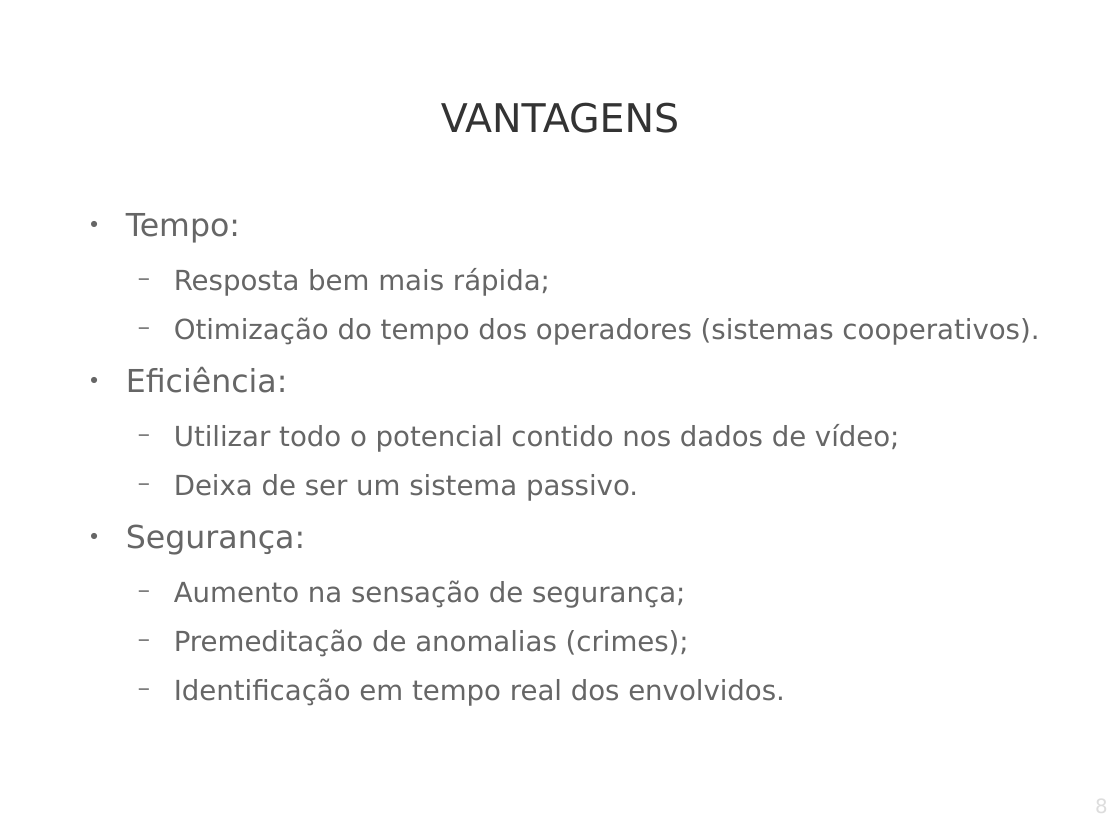
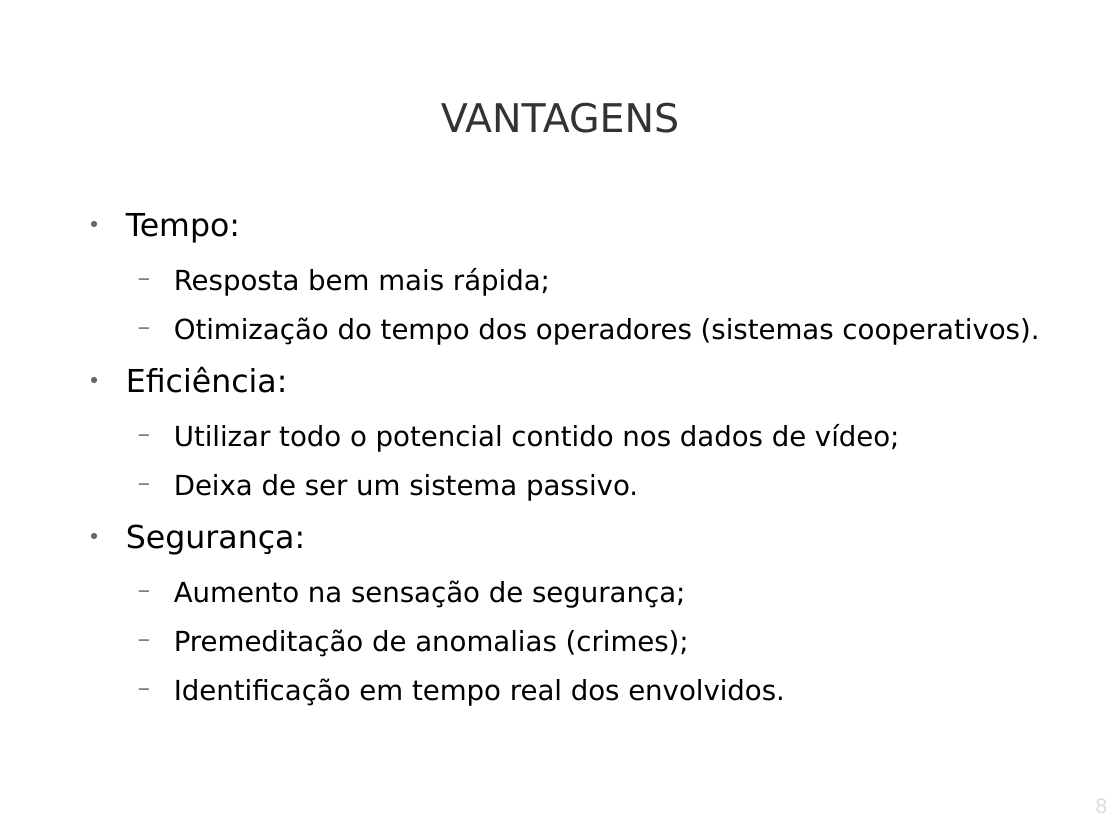
Before and after one commit to marcosnonato/Clang, a slide deck: slide 8 of Tendencias Tecnologicas.odp. Drawn at 1120x840 pixels with LibreOffice and Linux fonts; fonts in the diff are those of the drawing; background and template pictures are left out. Boxes give left, top, right and bottom in pixels: in the first picture for what was removed or moved away, otherwise in the second. Text is boxed around its words. In the diff, an @@ line names an element or a change of style, - is before the commit and + after.

```diff
--- a/Tendencias Tecnologicas.odp
+++ b/Tendencias Tecnologicas.odp
@@ text "Tempo:" at (126, 213, 1039, 706): text colour #666666 to #000000 @@
```
Also in this commit, not shown: 13 other slides changed, 1 slide added.
